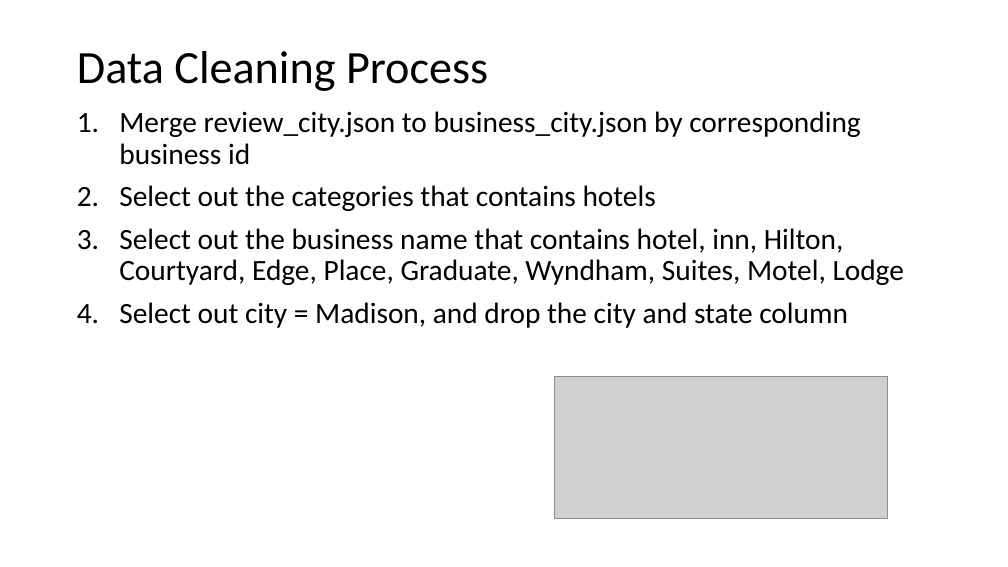
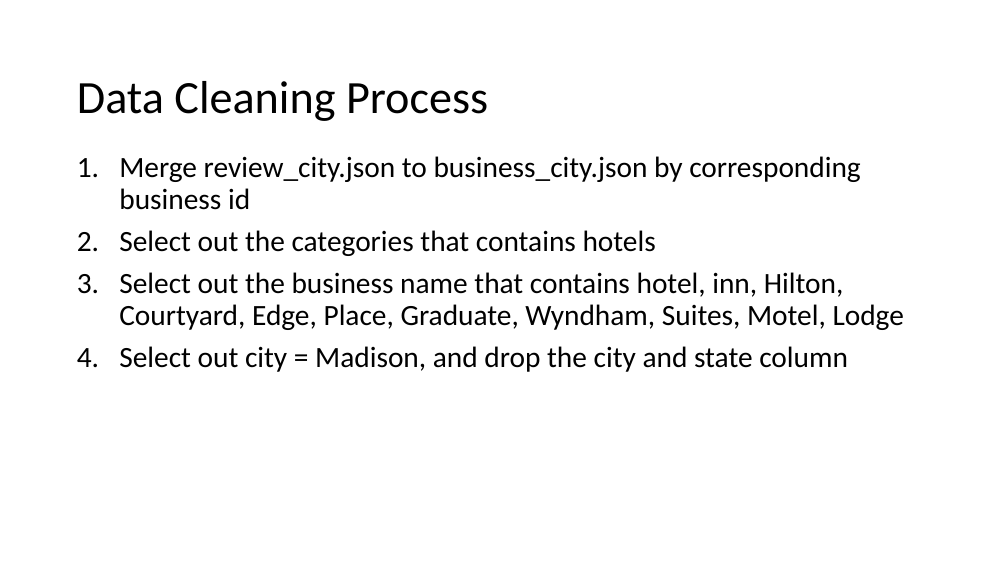
Before and after one commit to cocofreefarm/Module3, a slide deck: slide 2 of Hotels in Madison Area.pptx. Drawn at 1008x567 pixels with LibreOffice and Linux fonts; fonts in the diff are those of the drawing; grey boxes stand for pictures. Boxes give left, top, right and bottom in pixels: in the first picture for what was removed or moved away, otherwise in the second. Text is boxed around its words. In the diff, an @@ line names an element or a change of style, - is before the commit and + after.

```diff
--- a/Hotels in Madison Area.pptx
+++ b/Hotels in Madison Area.pptx
@@ title "Data Cleaning Process": place and size @@
-title "Data Cleaning Process" at [77, 51, 488, 91]
+title "Data Cleaning Process" at [77, 81, 488, 121]
@@ text "Merge review_city.json to business_city.json by ...": place and size @@
-text "Merge review_city.json to business_city.json by ..." at [119, 111, 904, 328]
+text "Merge review_city.json to business_city.json by ..." at [119, 156, 904, 372]
@@ picture removed at [554, 377, 888, 519] @@
```
Also in this commit, not shown: 1 other slide changed, 4 slides added, 1 other file.
